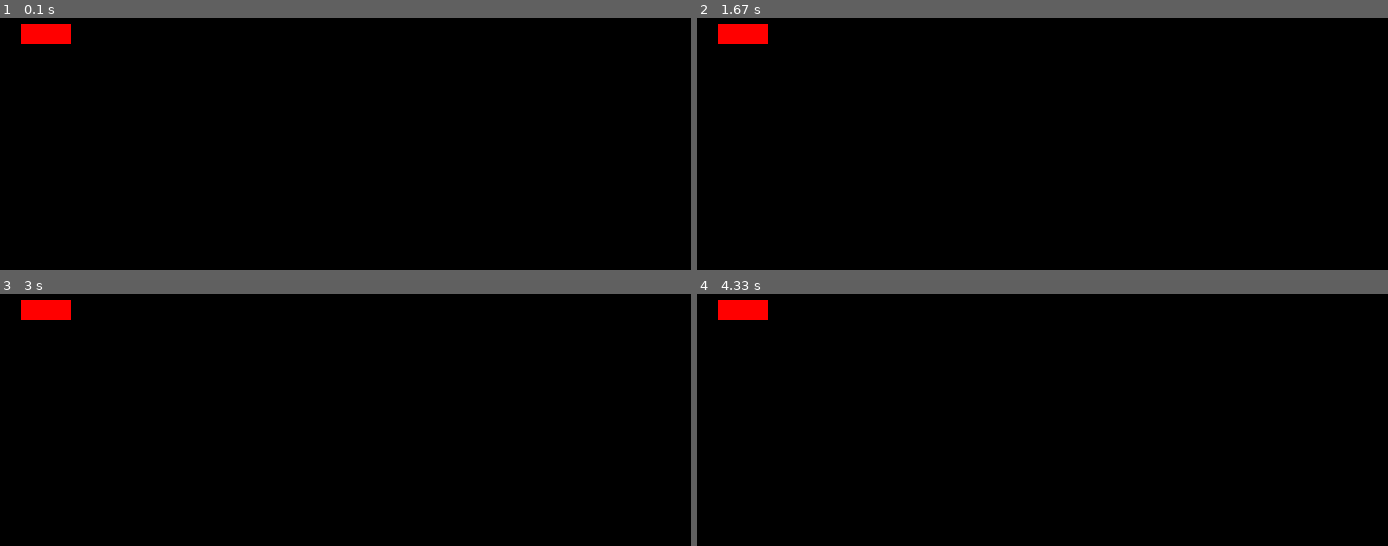
Above: before the commit, frames 1-4 (two rows, left to right).
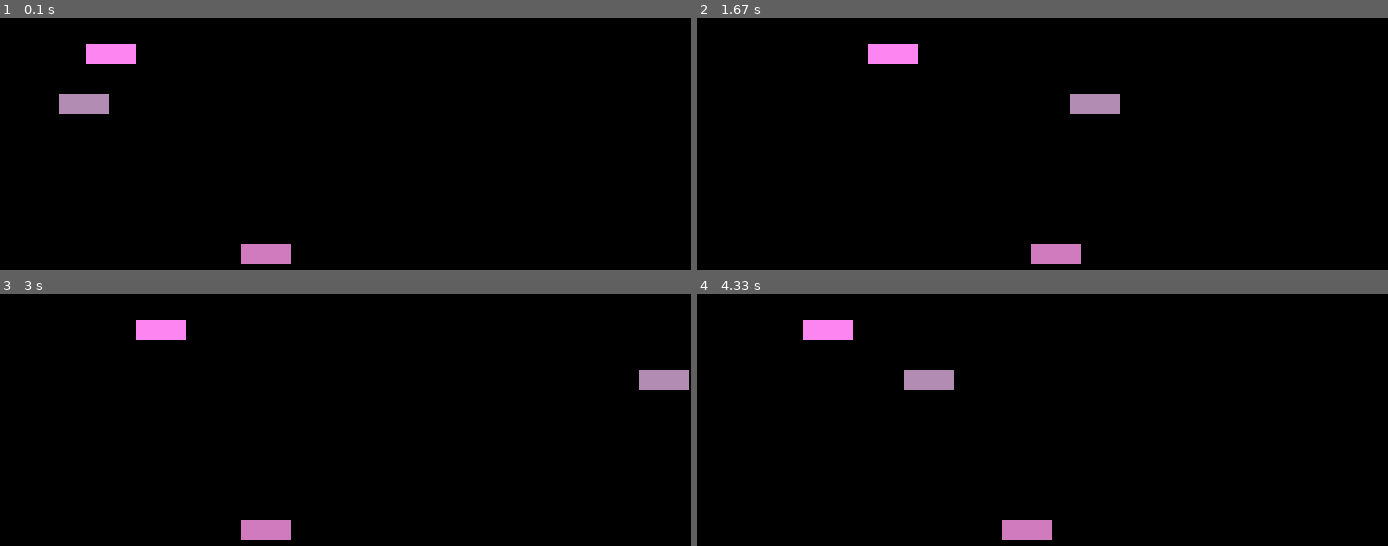
Above: after the commit, the same moments.

Repository: martinstangl/iWeek_IntroducingPython
Game: pygame game, started from x00_pygame/oop_first_steps/main.py
The game is run twice, just before and just after one commit, with the same random seed, the same clock (stepped at 60 frames per second) and the same inputs.
Inputs:
- Up to frame 1 (0.1 s): no input
- Up to frame 2 (1.67 s): hold Right 0.33-0.8 s; hold Up 0.83-1.13 s; hold Right 1.17-1.63 s
- Up to frame 3 (3 s): hold Left 1.67-2.2 s; hold Down 2.23-2.53 s; hold Left 2.57-2.97 s
- Up to frame 4 (4.33 s): hold Right 3.4-4.03 s; hold Down from 4.07 s (still down)

The runs differ from the first frame. In frame 1, 2.3% of the frame differs, in the area x 3-43%, y 2-98%; in frame 2, 2.3%; in frame 3, 2.3%; in frame 4, 2.3%.

Commit message:
V2 car_game

Diff:
--- a/x00_pygame/oop_first_steps/auto.py
+++ b/x00_pygame/oop_first_steps/auto.py
@@ -1,15 +1,17 @@
 import random
+
+import pygame
 
 
 class Auto:
-    def __init__(self, speed, tank, fahrbereit=True):
+    def __init__(self, pos, speed, tank, fahrbereit=True):
         self.color = (random.randint(0, 255),
                       random.randint(0, 255),
                       random.randint(0, 255))
         self.speed = speed
         self.tank = tank
         self.fahrbereit = fahrbereit
-        self.pos = [0, 0]
+        self.pos = pos
 
     def acc(self, a):
         self.speed += a
@@ -21,7 +23,13 @@
     def output(self):
         print("Farbe:",self.color,"Speed:",self.speed,"Tank:",self.tank)
 
+    def draw(self, win):
+        pygame.draw.rect(win, self.color, (self.pos[0], self.pos[1], 50, 20))
 
+    def auto_pilot(self):
+        self.pos[0] += self.speed
+        if self.pos[0] >= 700:
+            self.pos[0] = 0
 
 
     # def set_color(self,rw,gw,bw):
--- a/x00_pygame/oop_first_steps/main.py
+++ b/x00_pygame/oop_first_steps/main.py
@@ -6,26 +6,31 @@
 
 width = 700
 height = 500
+
 win = pygame.display.set_mode((width, height))   # setup window
 pygame.display.set_caption("Car Sample")
 
 run = True
 
-auto1 = Auto(10, 100, False)
-auto2 = Auto(5, 80, False)
+auto1 = Auto([250, 250],10, 70, False)
+auto2 = Auto([50, 50], 5, 80, False)
+auto3 = Auto([50, 100], 2, 80, False)
+
 auto1.speed = 10
-auto1.output()
-auto2.output()
 
 
+x = 30
+y = 50
+
 def check_keys():
+    global x, y
     keys = pygame.key.get_pressed()
 
-    if keys[pygame.K_LEFT]:
-        pass
+    if keys[pygame.K_LEFT] and width > 0:
+        auto1.pos[0] -= 1
 
-    if keys[pygame.K_RIGHT]:
-        pass
+    if keys[pygame.K_RIGHT] and x < width-50:
+        auto1.pos[0] += 1
 
     if keys[pygame.K_UP]:
         pass
@@ -35,16 +40,20 @@
 
 
 while run:
-    pygame.time.delay(50)
-
+    pygame.time.delay(10)
+    auto2.auto_pilot()
+    auto3.auto_pilot()
     for event in pygame.event.get():
         if event.type == pygame.QUIT:
             run = False
 
     check_keys()
+    win.fill((0, 0, 0))  # Fills the screen with black
+    auto1.draw(win)
+    auto2.draw(win)
+    auto3.draw(win)
 
-    win.fill((0, 0, 0))  # Fills the screen with black
-    pygame.draw.rect(win, (255, 0, 0), (30, 30, 50, 20))   # https://www.pygame.org/docs/ref/draw.html
+    #pygame.draw.rect(win, (255, 0, 0), (x, y, 50, 20))   # https://www.pygame.org/docs/ref/draw.html
     pygame.display.update()
 
 pygame.quit()
